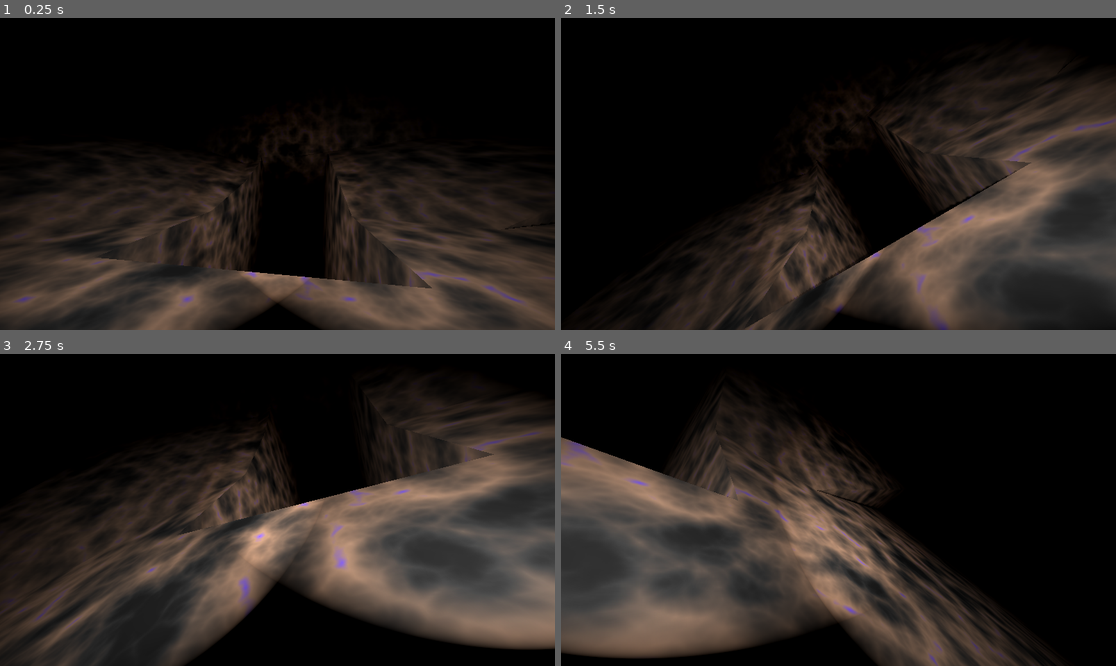
Above: before the commit, frames 1-4 (two rows, left to right).
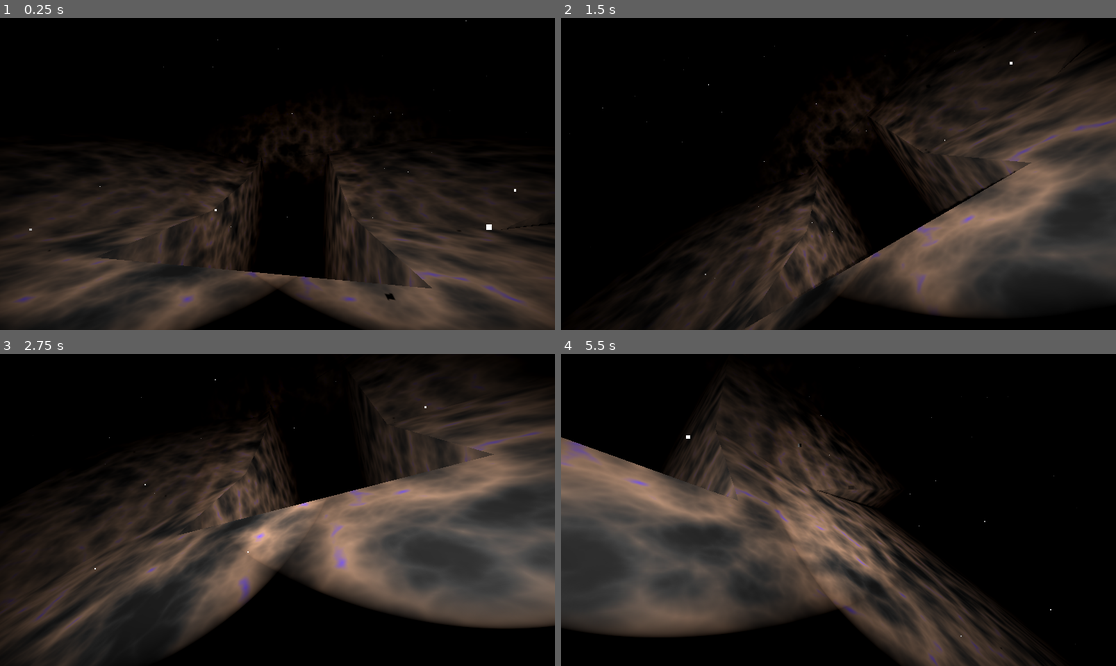
Above: after the commit, the same moments.

Repository: AlnisS/mines-of-enceladus
Game: Godot game, scene res://main.tscn
The game is run twice, just before and just after one commit, with the same random seed, the same clock (stepped at 60 frames per second) and the same inputs.
Inputs:
- Up to frame 1 (0.25 s): no input
- Up to frame 2 (1.5 s): tap Enter at 0.5 s; hold E (rov_roll_right) 0.53-1.28 s; hold Shift (rov_translate_sprint) 0.53-1.28 s; hold W (rov_pitch_down) from 1.28 s (still down); tap Shift (rov_translate_sprint) at 1.35 s
- Up to frame 3 (2.75 s): release W (rov_pitch_down) at 2.03 s; hold E (rov_roll_right) from 2.03 s (still down); hold Shift (rov_translate_sprint) from 2.03 s (still down)
- Up to frame 4 (5.5 s): release E (rov_roll_right) at 2.78 s; release Shift (rov_translate_sprint) at 2.78 s; hold S (rov_pitch_up) 2.78-3.53 s; tap Shift (rov_translate_sprint) at 2.85, 4.35 s; hold Shift (rov_translate_sprint) 3.53-4.28 s; hold Q (rov_roll_left) 3.53-5.03 s; hold W (rov_pitch_down) from 5.03 s (still down); hold Shift (rov_translate_sprint) from 5.03 s (still down)

The runs differ from the first frame. In frame 1, 3.6% of the frame differs, in the area x 5-100%, y 0-100%; in frame 2, 3.8%; in frame 3, 7.1%, in the area x 17-100%, y 5-100%; in frame 4, 6.8%.

Commit message:
"Marine snow"

Diff:
--- a/main.tscn
+++ b/main.tscn
@@ -8,6 +8,30 @@
 
 [sub_resource type="BoxMesh" id="BoxMesh_7dm0k"]
 size = Vector3(0.6, 0.5, 0.7)
+
+[sub_resource type="Curve" id="Curve_0xm2m"]
+_data = [Vector2(0, 0), 0.0, 0.0, 0, 0, Vector2(0.50242716, 1), 0.0, 0.0, 0, 0, Vector2(1, 0), 0.0, 0.0, 0, 0]
+point_count = 3
+
+[sub_resource type="CurveTexture" id="CurveTexture_h2yge"]
+curve = SubResource("Curve_0xm2m")
+
+[sub_resource type="ParticleProcessMaterial" id="ParticleProcessMaterial_h2yge"]
+emission_shape = 3
+emission_box_extents = Vector3(5, 5, 5)
+initial_velocity_min = 0.01
+initial_velocity_max = 0.01
+gravity = Vector3(0, 0, 0)
+scale_curve = SubResource("CurveTexture_h2yge")
+
+[sub_resource type="StandardMaterial3D" id="StandardMaterial3D_0xm2m"]
+billboard_mode = 1
+billboard_keep_scale = true
+proximity_fade_distance = 0.5
+
+[sub_resource type="QuadMesh" id="QuadMesh_h2yge"]
+material = SubResource("StandardMaterial3D_0xm2m")
+size = Vector2(0.01, 0.01)
 
 [sub_resource type="Gradient" id="Gradient_7dm0k"]
 offsets = PackedFloat32Array(0.10209424, 0.2853403, 0.8376963, 1)
@@ -52,7 +76,7 @@
 transform = Transform3D(1, 0, 0, 0, 1, 0, 0, 0, 1, 0, 0, -0.2)
 
 [node name="SpotLight3D" type="SpotLight3D" parent="ROV"]
-transform = Transform3D(0.9659258, 0.04494346, -0.25488698, 0, 0.98480785, 0.17364821, 0.25881907, -0.1677313, 0.9512513, 0.3, 0.1, -0.3)
+transform = Transform3D(0.96592575, 0.044943463, -0.25488696, -0.022557562, 0.99567896, 0.09008043, 0.25783417, -0.0812614, 0.96276575, 0.3, 0.1, -0.3)
 shadow_enabled = true
 shadow_bias = 0.2
 spot_range = 7.0
@@ -60,12 +84,31 @@
 spot_angle_attenuation = 0.6597543
 
 [node name="SpotLight3D2" type="SpotLight3D" parent="ROV"]
-transform = Transform3D(0.9659258, -0.04494346, 0.25488698, 0, 0.98480785, 0.17364821, -0.25881907, -0.1677313, 0.9512513, -0.3, 0.1, -0.3)
+transform = Transform3D(0.96592575, -0.044943463, 0.25488696, 0.022557562, 0.99567896, 0.09008043, -0.25783417, -0.0812614, 0.96276575, -0.3, 0.1, -0.3)
 shadow_enabled = true
 shadow_bias = 0.2
 spot_range = 7.0
 spot_attenuation = 1.5
 spot_angle_attenuation = 0.6597543
+
+[node name="MarineSnow" type="GPUParticles3D" parent="ROV"]
+transform = Transform3D(1, 0, 0, 0, 1, 0, 0, 0, 1, 0, -0.10853052, 0)
+amount = 1000
+lifetime = 10.0
+preprocess = 10.0
+fixed_fps = 0
+process_material = SubResource("ParticleProcessMaterial_h2yge")
+draw_pass_1 = SubResource("QuadMesh_h2yge")
+
+[node name="GPUParticlesAttractorSphere3D" type="GPUParticlesAttractorSphere3D" parent="ROV/MarineSnow"]
+strength = 0.1
+attenuation = 3.732149
+radius = 10.0
+
+[node name="GPUParticlesAttractorSphere3D2" type="GPUParticlesAttractorSphere3D" parent="ROV/MarineSnow"]
+strength = -2.0
+attenuation = 0.75786155
+radius = 0.8
 
 [node name="CSGCombiner3D" type="CSGCombiner3D" parent="."]
 material_override = SubResource("StandardMaterial3D_h2yge")
Not shown: 1 places in main.tscn that only renumber resources
